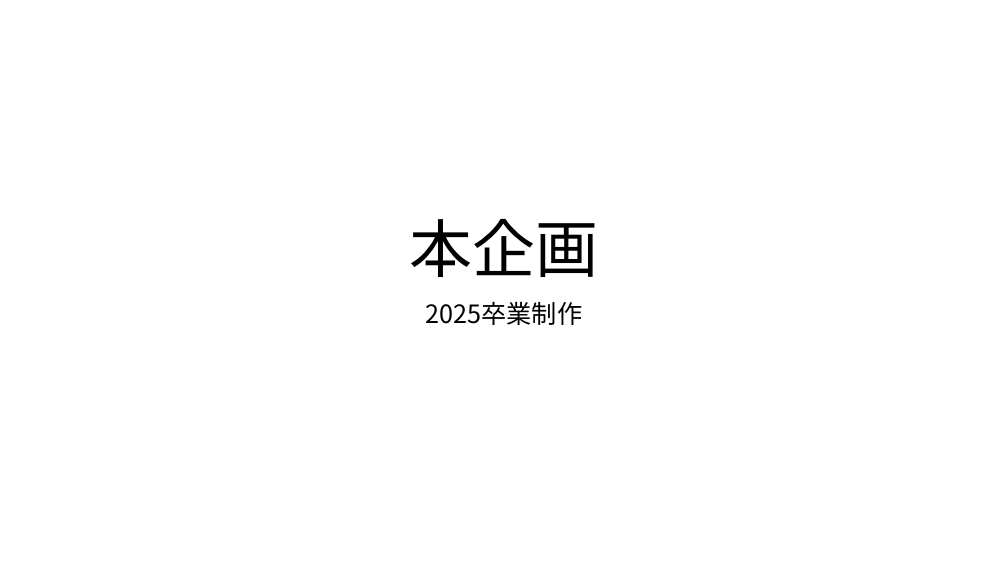
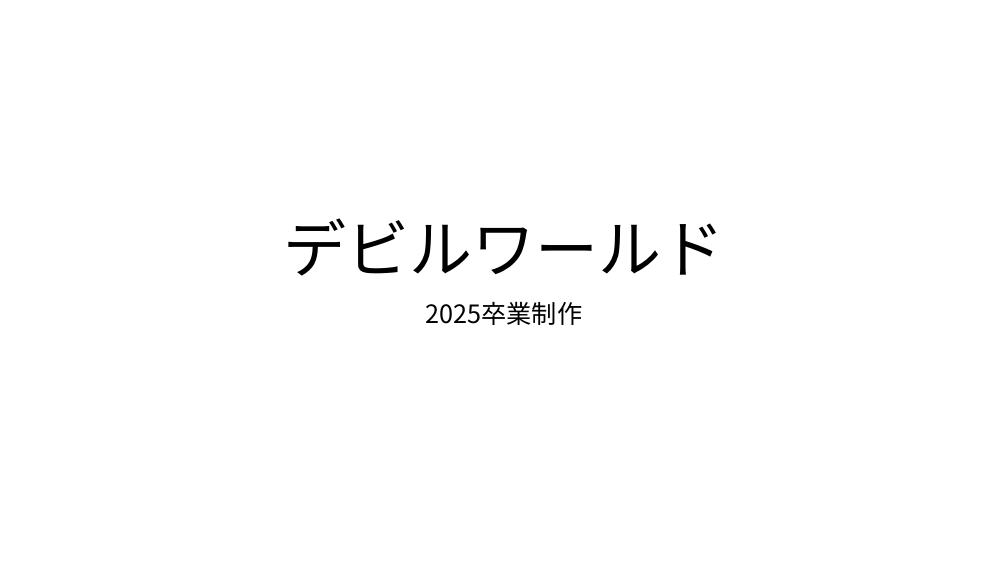
Before and after one commit to TomoyaKanazaki/Graduation, a slide deck: slide 1 of 03_pranning/00_本企画.pptx. Drawn at 1008x567 pixels with LibreOffice and Linux fonts; fonts in the diff are those of the drawing. Boxes give left, top, right and bottom in pixels: in the first picture for what was removed or moved away, otherwise in the second. Text is boxed around its words. In the diff, an @@ line names an element or a change of style, - is before the commit and + after.

Commit message:
本企画更新

```diff
--- a/03_pranning/00_本企画.pptx
+++ b/03_pranning/00_本企画.pptx
@@ title at bbox=[283, 218, 724, 276]: text changed @@
-本企画
+デビルワールド
```
Also in this commit, not shown: 2 slides added.
